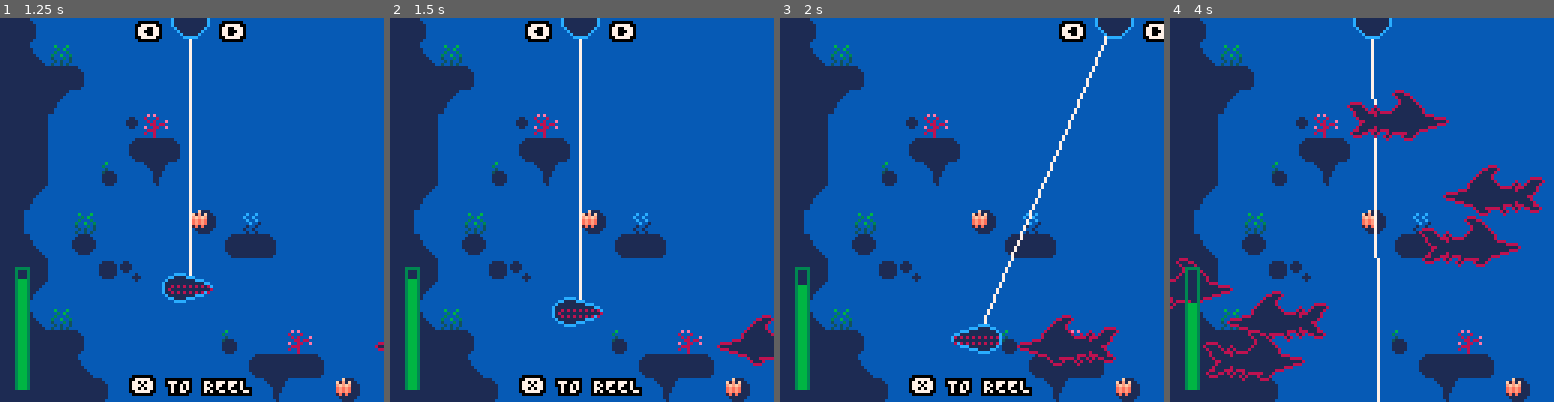
Above: before the commit, frames 1-4 (left to right).
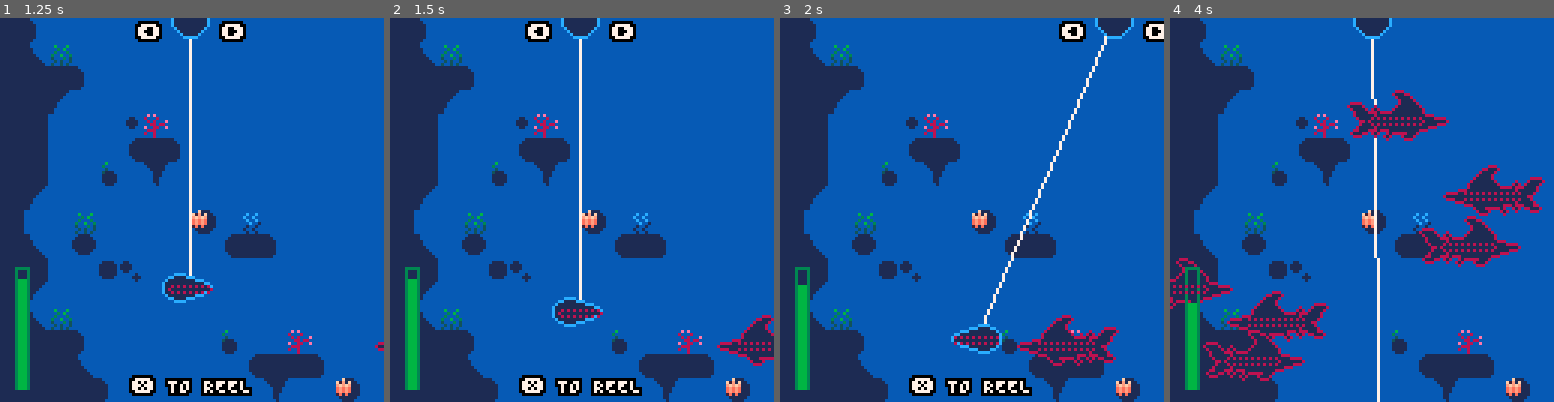
Above: after the commit, the same moments.

Repository: alexhlocke/AlexKotaFirstCart
Game: PICO-8 cartridge minigame_prototyping.p8
Two runs of this game, one before a commit and one after it. Both use one fixed random seed, a clock stepped at 60 frames per second and the inputs below.
Inputs:
- Up to frame 1 (1.25 s): tap X (X key) at 0.33, 1.07 s; tap O (Z key) at 0.7 s
- Up to frame 2 (1.5 s): no input
- Up to frame 3 (2 s): hold Right from 1.6 s (still down); tap O (Z key) at 1.7 s; tap X (X key) at 1.85 s
- Up to frame 4 (4 s): release Right at 2.1 s; tap O (Z key) every 0.4 s from 2.1 to 3.7 s; hold Right 2.47-3.03 s; tap X (X key) at 2.97 s; hold Left 3.08-3.58 s

Frame 1 is identical in both runs. In frame 2, less than 0.1% of the frame differs, in the area x 90-100%, y 84-87%; in frame 3, 0.1%; in frame 4, 0.7%, in the area x 0-92%, y 25-91%.

Commit message:
Added enemy hitboxes

Diff:
--- a/minigame_prototyping.p8
+++ b/minigame_prototyping.p8
@@ -155,10 +155,40 @@
   fillp()
  end
 
+ for i in all(enemies) do
+  local hb=i.hbox
+  fillp(▒)
+  rect(hb.x1,hb.y1,hb.x2,hb.y2,8)
+  fillp()
+ end
+
  local hb=mg_fish.hbox
  fillp(▒)
  rect(hb.x1,hb.y1,hb.x2,hb.y2,8)
  fillp()
+end
+…(4 lines of a section not shown)…
+function col(a,b)
+ --check if hb
+ --if(a.hb==nil)debug[8]=a.id..":invalid hb"
+ --if(b.hb==nil)debug[8]=b.id..":invalid hb"
+ ahb=a.hbox
+ bhb=b.hbox
+
+ if(
+  ((ahb.x1>=bhb.x1 and ahb.x1<=bhb.x2)
+  or (ahb.x2>=bhb.x1 and ahb.x2<=bhb.x2))
+ and
+  ((ahb.y1>=bhb.y1 and ahb.y1<=bhb.y2)
+  or (ahb.y2>=bhb.y1 and ahb.y2<=bhb.y2))
+  ) then
+   return true
+ end
+
+ return false
 end
 -->8
 --== reeling ==-----------------
@@ -203,8 +233,11 @@
  ,scale=2
  ,flp=false
  ,hbox={
-
-  }
+	  x1=56
+		,x2=70
+		,y1=62
+		,y2=64
+ }
 }
 xreel_force=0.04
 yreel_force=0.02
@@ -246,6 +279,13 @@
  hb.x2=s.x+7
  hb.y1=s.y-1
  hb.y2=s.y+1
+
+ --collisions
+ for e in all(enemies) do
+		if(col(mg_fish,e))then
+		 debug[5]="collided"
+		end
+ end
 end
 
 --draw
@@ -268,6 +308,7 @@
   ,sprt=140,w=4,h=2
   ,flp=true
   ,id="shark"
+  ,hbox={x1=-1,y1=-1,x2=-1,y2=-1}
  }
 
  if(rnd(2)<1)then
@@ -286,6 +327,13 @@
  for e in all(enemies) do
   e.x+=e.dx
   e.y+=e.dy
+
+  --update hbox
+	 local hb = e.hbox
+	 hb.x1=e.x+6
+	 hb.x2=e.x+24
+	 hb.y1=e.y+9
+	 hb.y2=e.y+11
  end
 end
 
